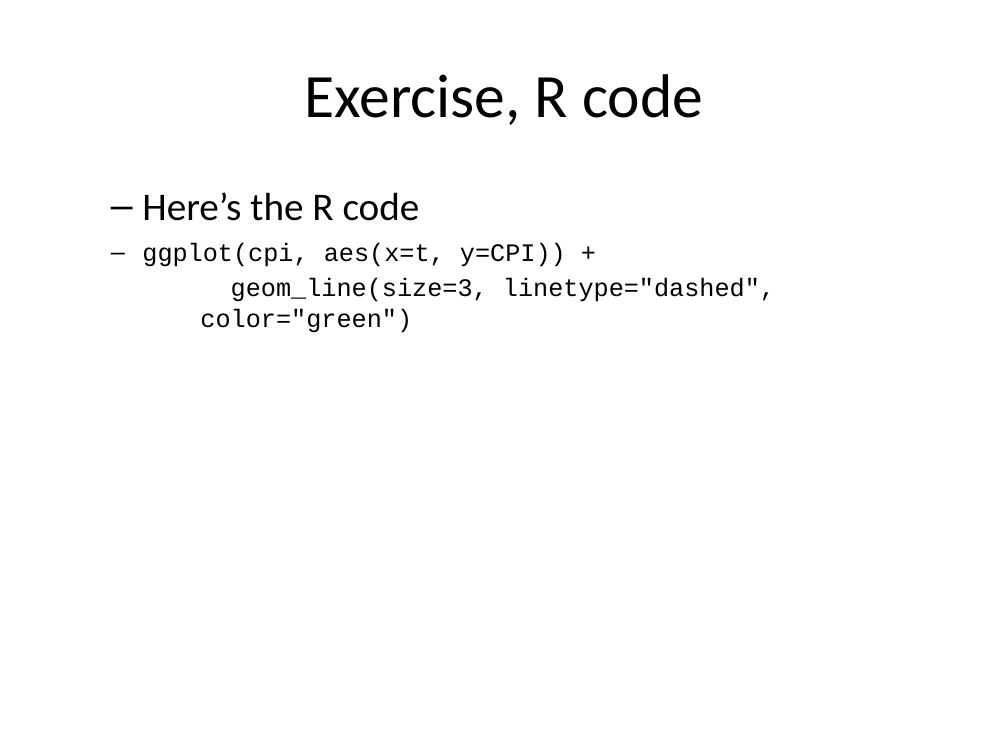
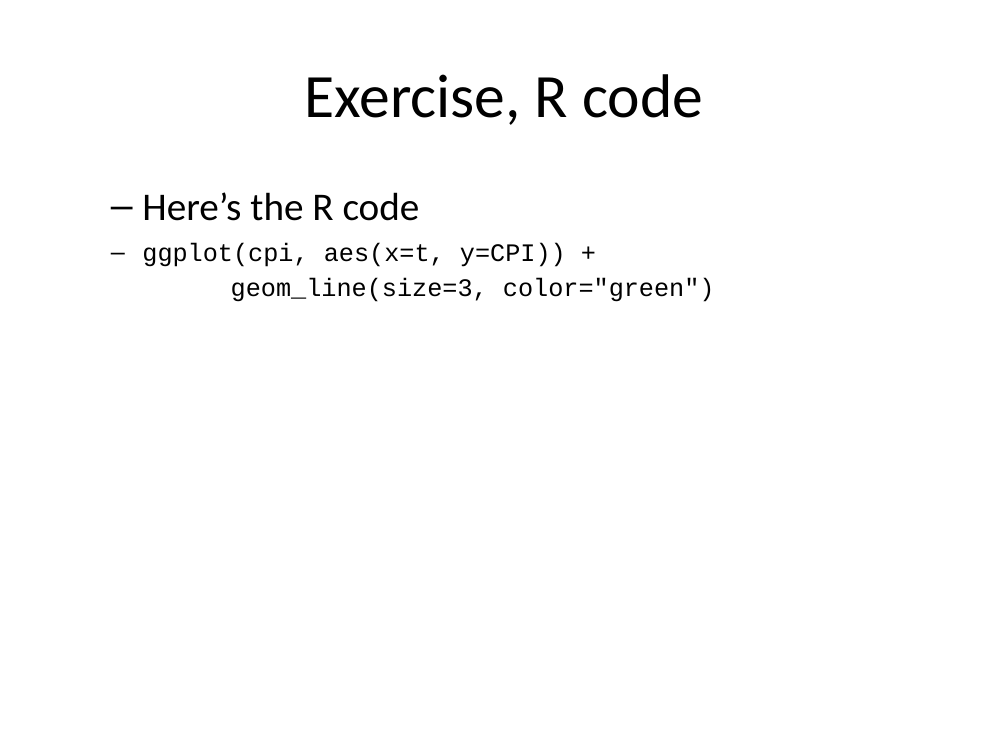
Before and after one commit to pmean/data-visualization, a slide deck: slide 41 of data-viz-03/src/complete-lecture-linegraphs.pptx (slide 34 before the commit). Drawn at 1008x756 pixels with LibreOffice and Linux fonts; fonts in the diff are those of the drawing. Boxes give left, top, right and bottom in pixels: in the first picture for what was removed or moved away, otherwise in the second. Text is boxed around its words. In the diff, an @@ line names an element or a change of style, - is before the commit and + after.

```diff
--- a/data-viz-03/src/complete-lecture-linegraphs.pptx
+++ b/data-viz-03/src/complete-lecture-linegraphs.pptx
@@ text at (x1=142, y1=243, x2=715, y2=302): text changed @@
-ggplot(cpi, aes(x=t, y=CPI)) +
-geom_line(size=3, linetype="dashed", color="green")
+ggplot(cpi, aes(x=t, y=CPI)) +
+geom_line(size=3, color="green")
```
Also in this commit, not shown: 19 other slides changed, 34 slides added, 9 slides removed, 5 other files.
